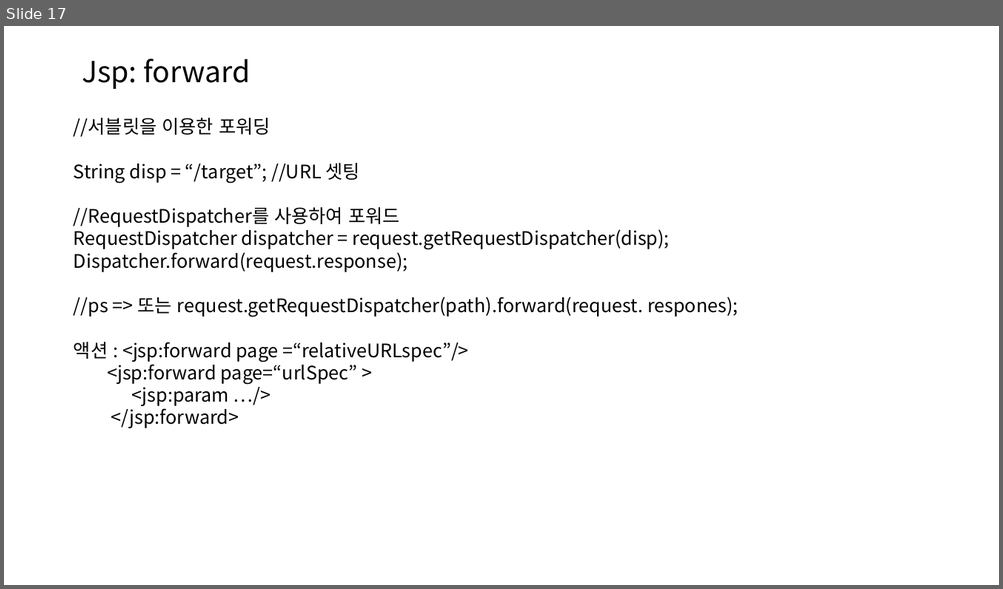
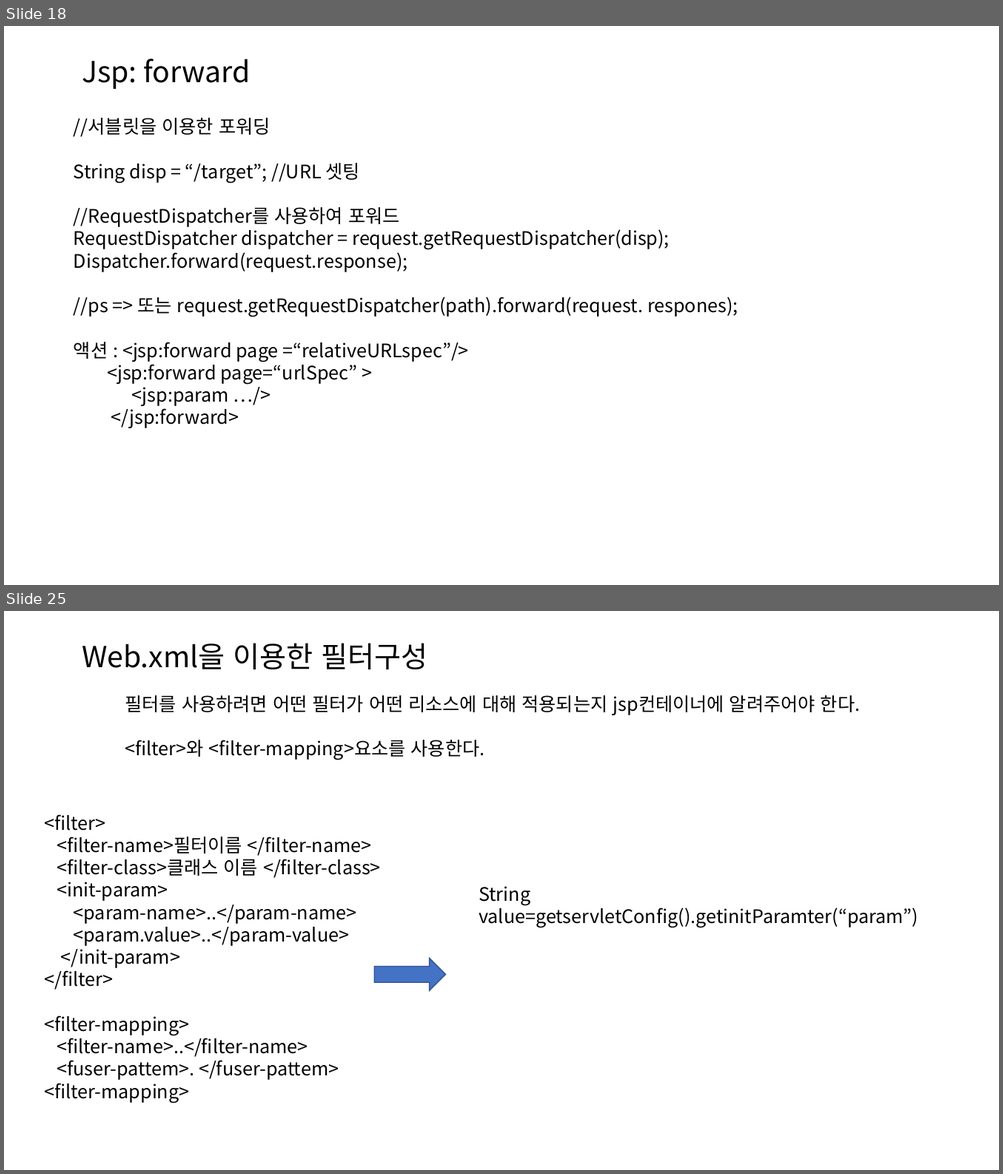
Before and after one commit to ChaeKyungChul/Document.File, a slide deck: 문서/자바/2024-03-06 java.pptx. Shown one above the other, each under a label of ours: slide 17 before the commit, slides 18 and 25 after it; the slides between them are not shown. The pictures are 1003x589 and 1003x1174 pixels, drawn with LibreOffice and Linux fonts; fonts in the diff are those of the drawing. Boxes give left, top, right and bottom in pixels: in the first picture for what was removed or moved away, otherwise in the second. Text is boxed around its words. In the diff, an @@ line names an element or a change of style, - is before the commit and + after.

```diff
--- a/문서/자바/2024-03-06 java.pptx
+++ b/문서/자바/2024-03-06 java.pptx
@@ slide 25 added at bbox=[4, 611, 999, 1170], background #FFFFFF @@
@@ text added at bbox=[82, 643, 428, 669], 28 pt, text #000000 @@
+Web.xml을 이용한 필터구성
@@ text added at bbox=[125, 695, 859, 760], 18 pt, text #000000 @@
+필터를 사용하려면 어떤 필터가 어떤 리소스에 대해 적용되는지 jsp컨테이너에 알려주어야 한다.
+<filter>와 <filter-mapping>요소를 사용한다.
@@ text added at bbox=[44, 815, 381, 1103], 18 pt, text #000000 @@
+<filter>
+<filter-name>필터이름 </filter-name>
+<filter-class>클래스 이름 </filter-class>
+<init-param>
+<param-name>..</param-name>
+<param.value>..</param-value>
+</init-param>
+</filter>
+<filter-mapping>
+<filter-name>..</filter-name>
+<fuser-pattem>. </fuser-pattem>
+<filter-mapping>
@@ text added at bbox=[478, 886, 918, 928], 18 pt, text #000000 @@
+String value=getservletConfig().getinitParamter(“param”)
@@ right arrow added at bbox=[374, 959, 445, 991], fill #4472C4, outline #325491 1 pt @@
@@ what was slide 17 is now slide 18 @@
```
Also in this commit, not shown: 11 other slides added, 2 slides removed, 20 other files.
